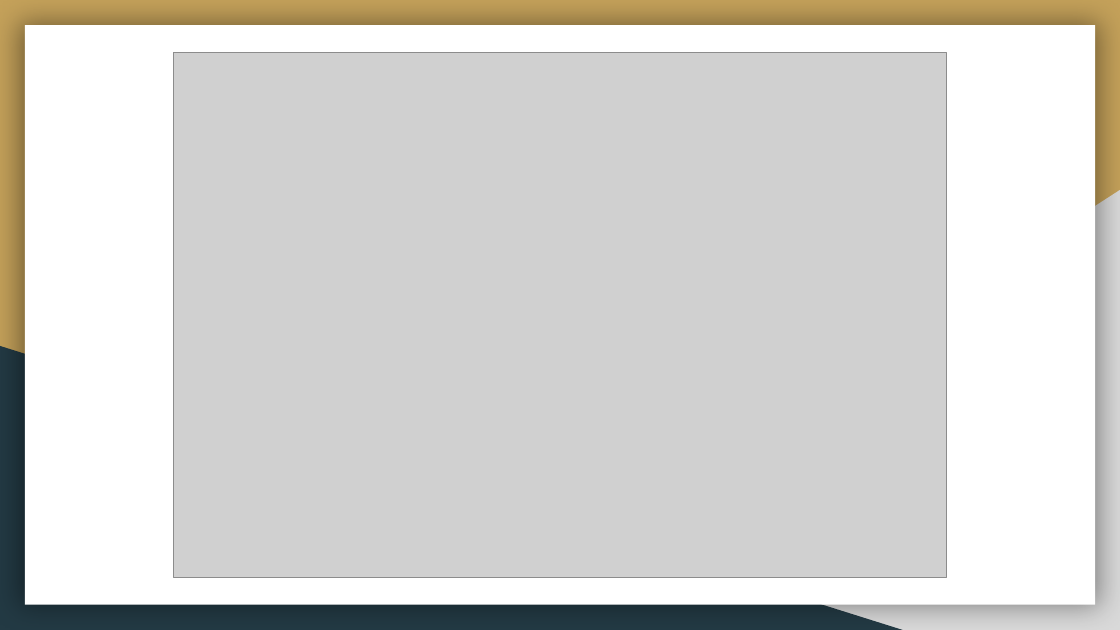
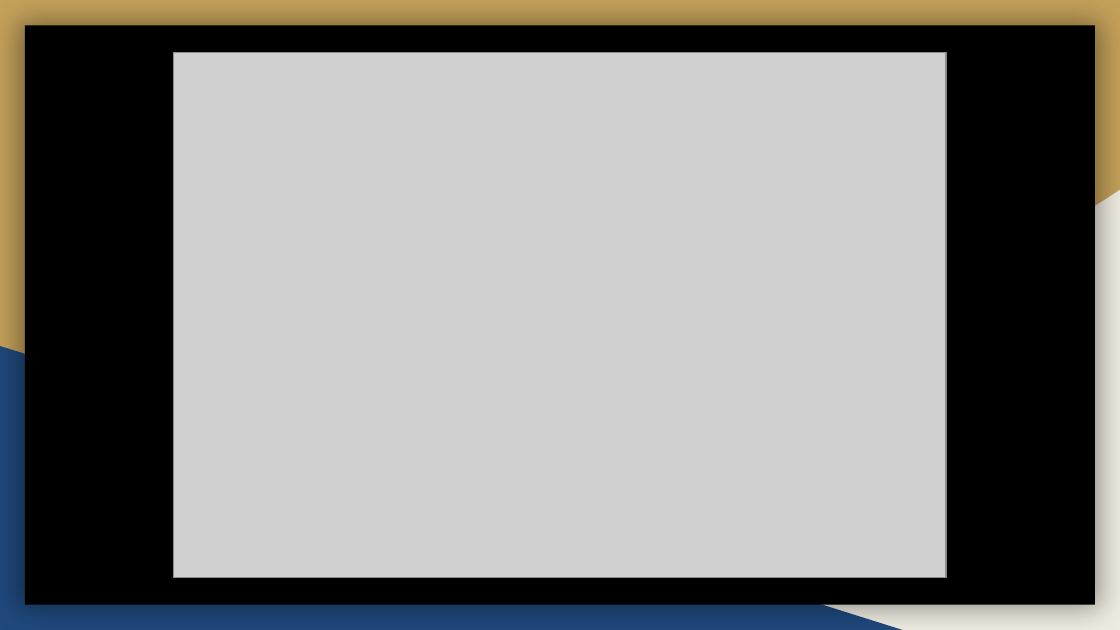
Before and after one commit to daniel1414/TASISPD, a slide deck: slide 11 of Model_robota.pptx (slide 10 before the commit). Drawn at 1120x630 pixels with LibreOffice and Linux fonts; fonts in the diff are those of the drawing; grey boxes stand for pictures. Boxes give left, top, right and bottom in pixels: in the first picture for what was removed or moved away, otherwise in the second. Text is boxed around its words. In the diff, an @@ line names an element or a change of style, - is before the commit and + after.

```diff
--- a/Model_robota.pptx
+++ b/Model_robota.pptx
@@ rectangle at (25, 26, 1095, 605): fill #FFFFFF to #000000 @@
@@ right triangle at (439, 190, 1120, 630): fill #D9D9D9 to #EEECE1 @@
@@ right triangle at (0, 346, 903, 630): fill #233A44 to #1F497D @@
```
Also in this commit, not shown: 6 other slides changed, 7 slides added, 6 slides removed, 3 other files.
